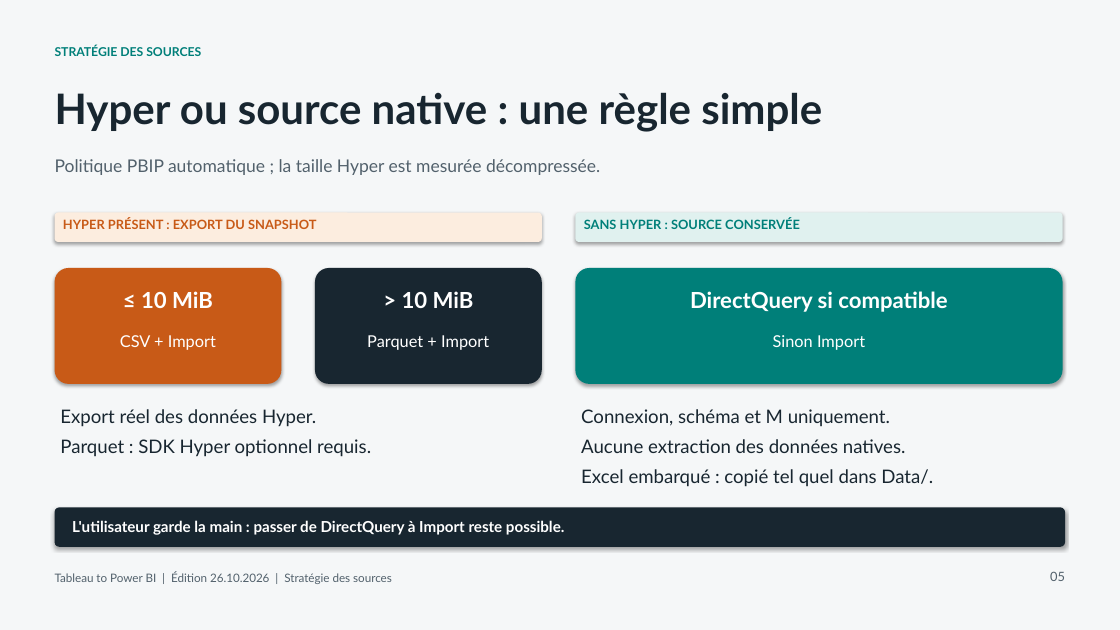
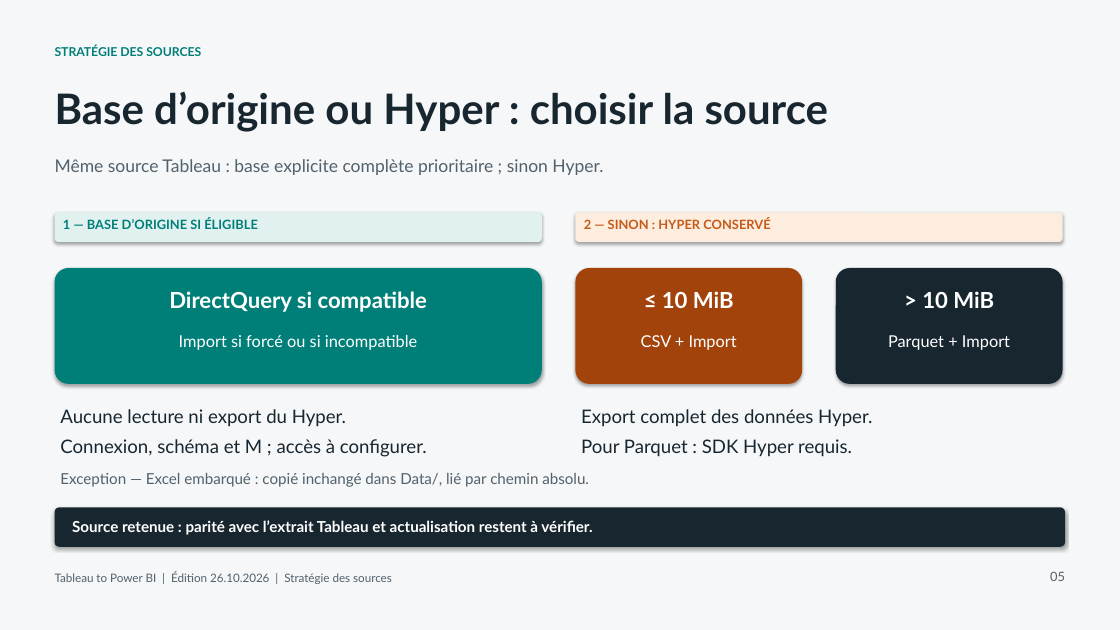
Before and after one commit to cyphou/TableauToPowerBI, a slide deck: slide 5 of docs/Tableau_to_PowerBI_Migration.pptx. Drawn at 1120x630 pixels with LibreOffice and Linux fonts; fonts in the diff are those of the drawing. Boxes give left, top, right and bottom in pixels: in the first picture for what was removed or moved away, otherwise in the second. Text is boxed around its words. In the diff, an @@ line names an element or a change of style, - is before the commit and + after.

```diff
--- a/docs/Tableau_to_PowerBI_Migration.pptx
+++ b/docs/Tableau_to_PowerBI_Migration.pptx
@@ text at (55, 92, 829, 132): text changed @@
-Hyper ou source native : une règle simple
+Base d’origine ou Hyper : choisir la source
@@ text at (55, 159, 603, 175): text changed @@
-Politique PBIP automatique ; la taille Hyper est mesurée décompressée.
+Même source Tableau : base explicite complète prioritaire ; sinon Hyper.
@@ rounded rectangle at (55, 213, 542, 242): fill #FCEDDF to #E0F1EF @@
@@ text at (63, 218, 258, 229): text changed; text colour #C85A17 to #007F79 @@
-HYPER PRÉSENT : EXPORT DU SNAPSHOT
+1 — BASE D’ORIGINE SI ÉLIGIBLE
@@ rounded rectangle at (576, 213, 1063, 242): fill #E0F1EF to #FCEDDF @@
@@ text at (584, 218, 770, 229): text changed; text colour #007F79 to #C85A17 @@
-SANS HYPER : SOURCE CONSERVÉE
+2 — SINON : HYPER CONSERVÉ
@@ rounded rectangle: place and size @@
-rounded rectangle at (55, 268, 281, 384)
+rounded rectangle at (55, 268, 542, 384)
@@ rounded rectangle at (55, 268, 542, 384): fill #C85A17 to #007F79 @@
@@ rounded rectangle: place and size @@
-rounded rectangle at (315, 268, 542, 384)
+rounded rectangle at (576, 268, 802, 384)
@@ rounded rectangle at (576, 268, 802, 384): fill #182630 to #A3430C @@
@@ rounded rectangle: place and size @@
-rounded rectangle at (576, 268, 1063, 384)
+rounded rectangle at (836, 268, 1063, 384)
@@ rounded rectangle at (836, 268, 1063, 384): fill #007F79 to #182630 @@
@@ text "DirectQuery si compatible": place and size @@
-text "DirectQuery si compatible" at (690, 291, 947, 312)
+text "DirectQuery si compatible" at (169, 291, 427, 312)
@@ text at (662, 291, 734, 308): text changed @@
-> 10 MiB
+≤ 10 MiB
@@ text at (922, 291, 994, 308): text changed @@
-≤ 10 MiB
+> 10 MiB
@@ text at (179, 335, 417, 350): text changed @@
-CSV + Import
+Import si forcé ou si incompatible
@@ text at (641, 335, 737, 350): text changed @@
-Parquet + Import
+CSV + Import
@@ text at (888, 335, 1010, 350): text changed @@
-Sinon Import
+Parquet + Import
@@ text at (60, 409, 427, 457): text changed @@
-Export réel des données Hyper.
-Parquet : SDK Hyper optionnel requis.
+Aucune lecture ni export du Hyper.
+Connexion, schéma et M ; accès à configurer.
@@ text at (581, 409, 872, 457): text changed @@
-Connexion, schéma et M uniquement.
-Aucune extraction des données natives.
-Excel embarqué : copié tel quel dans Data/.
+Export complet des données Hyper.
+Pour Parquet : SDK Hyper requis.
@@ text added at (60, 473, 589, 487), 13 pt, text #52616C @@
+Exception — Excel embarqué : copié inchangé dans Data/, lié par chemin absolu.
@@ text at (72, 520, 592, 535): text changed @@
-L'utilisateur garde la main : passer de DirectQuery à Import reste possible.
+Source retenue : parité avec l’extrait Tableau et actualisation restent à vérifier.
```
Also in this commit, not shown: 38 other files.
